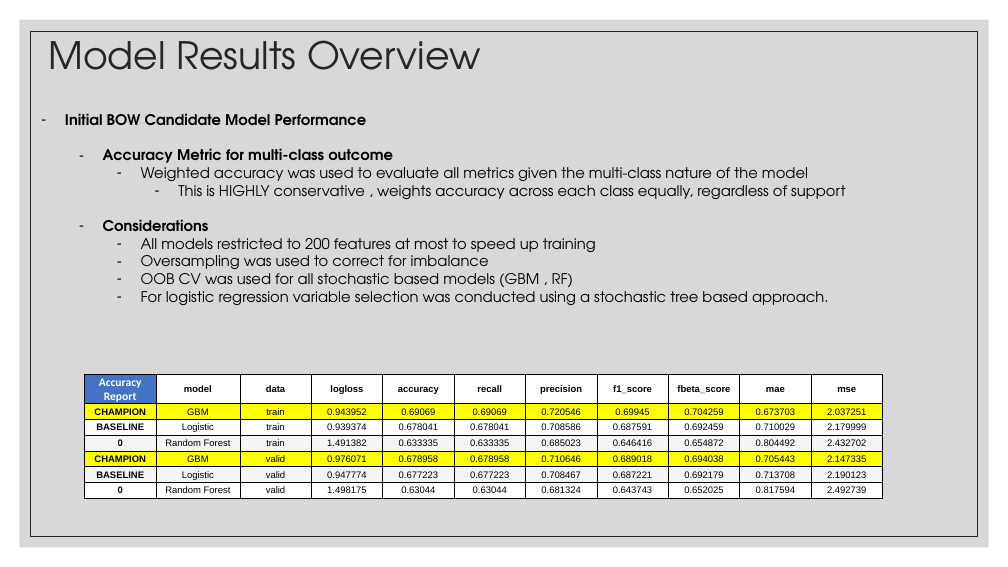
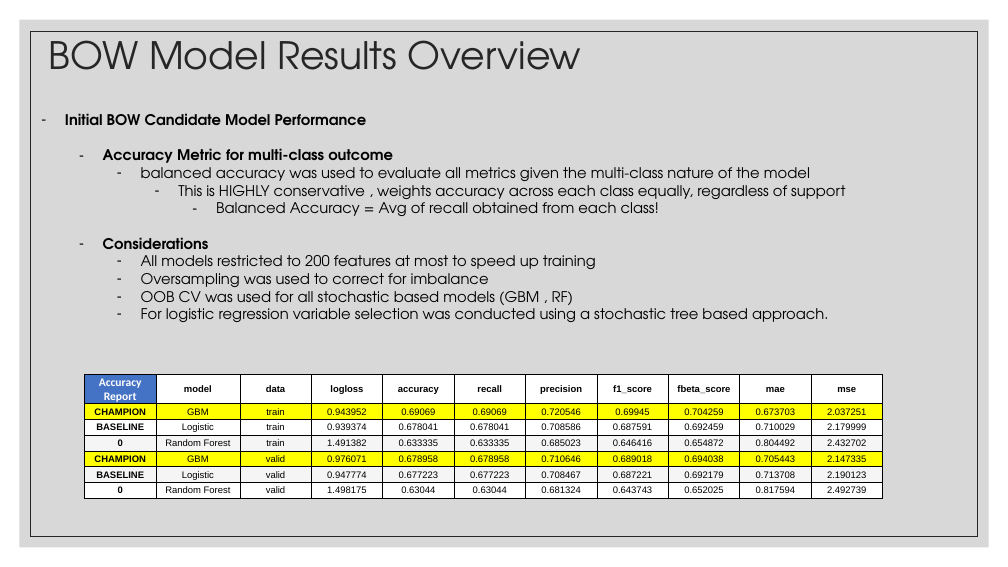
Before and after one commit to zack-carideo/qas4_casestudy, a slide deck: slide 13 of CFPB Complaint Modeling.pptx. Drawn at 1008x567 pixels with LibreOffice and Linux fonts; fonts in the diff are those of the drawing. Boxes give left, top, right and bottom in pixels: in the first picture for what was removed or moved away, otherwise in the second. Text is boxed around its words. In the diff, an @@ line names an element or a change of style, - is before the commit and + after.

```diff
--- a/CFPB Complaint Modeling.pptx
+++ b/CFPB Complaint Modeling.pptx
@@ title at <box>48,31,582,70</box>: text changed @@
-Model Results Overview
+BOW Model Results Overview
@@ text at <box>141,167,810,186</box>: text changed @@
-    – Weighted accuracy was used to evaluate all metrics given the multi-class nature of the model
+    – balanced accuracy was used to evaluate all metrics given the multi-class nature of the model
@@ text at <box>216,198,659,216</box>: paragraph added @@
+        – Balanced Accuracy = Avg of recall obtained from each class!
```
Also in this commit, not shown: 14 other slides changed, 1 slide added, 1 slide removed.
